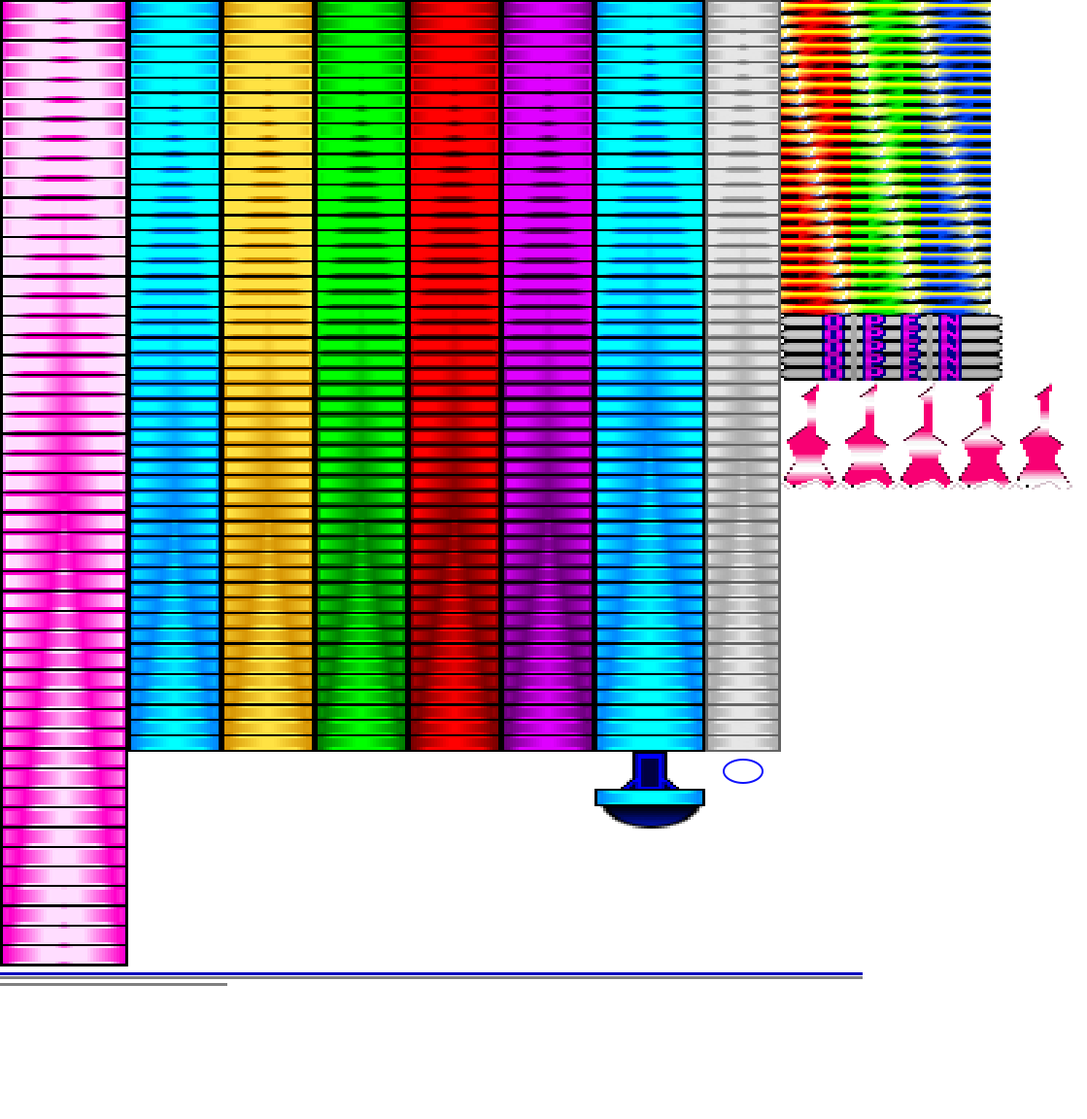
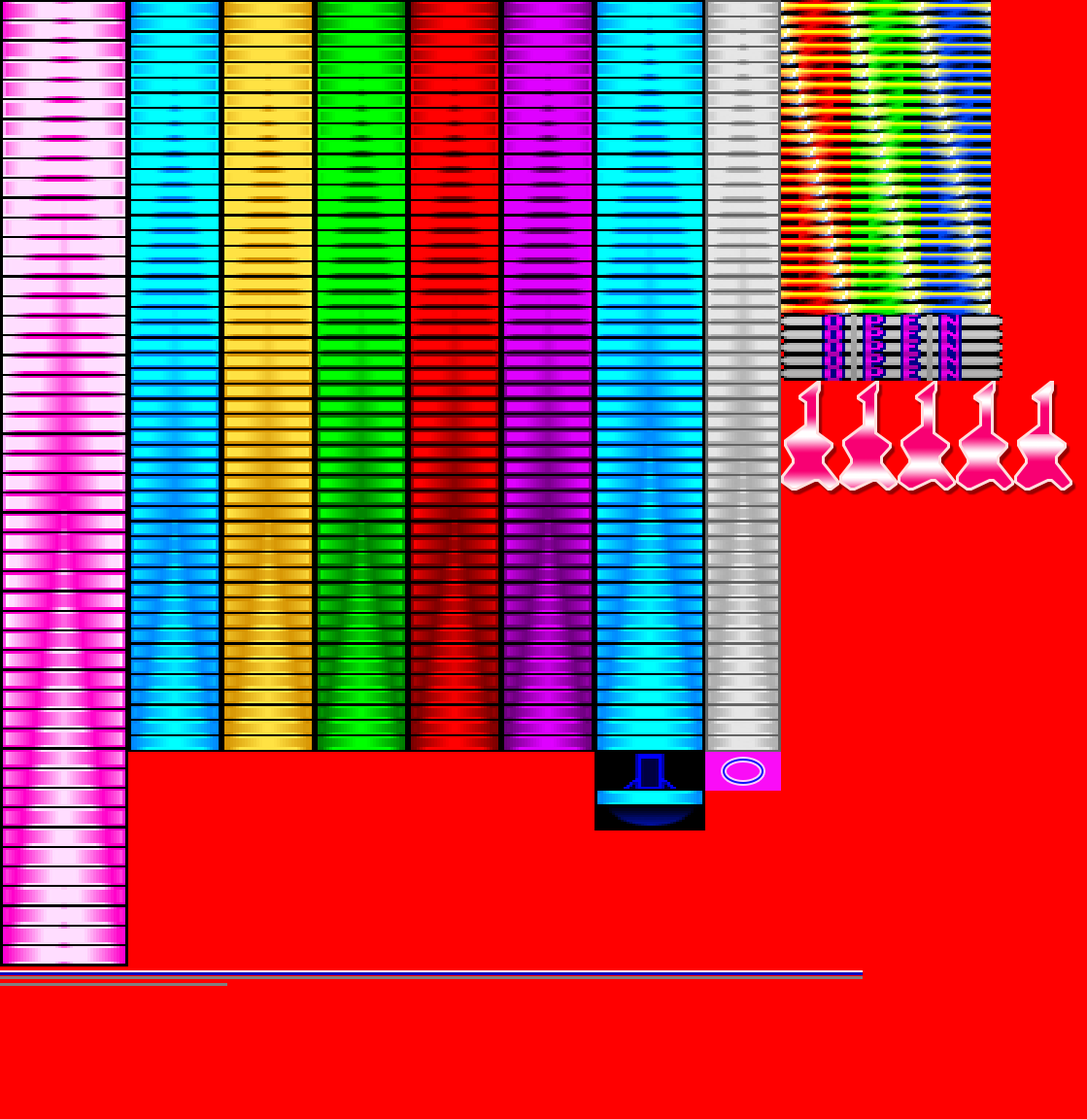
Two versions of the same layered image (1087×1119). Layer-by-layer changes:
added group "Walingチップ" with 6 layers above "小節線" over [left=780, top=379, right=1073, bottom=491]
added layer "Wailng枠シェイプ5" in group "Walingチップ" over [left=1013, top=380, right=1073, bottom=491]
added layer "Wailng枠シェイプ4" in group "Walingチップ" over [left=955, top=380, right=1014, bottom=491]
added layer "Wailng枠シェイプ3" in group "Walingチップ" over [left=897, top=380, right=956, bottom=491]
added layer "Wailng枠シェイプ2" in group "Walingチップ" over [left=838, top=380, right=898, bottom=491]
added layer "Wailng枠シェイプ" in group "Walingチップ" over [left=780, top=380, right=839, bottom=491]
hid "Wailingチップ", moved it into group "Walingチップ", painted on it over [left=780, top=379, right=1073, bottom=490]
showed "背景" over [left=0, top=0, right=1087, bottom=1119]
